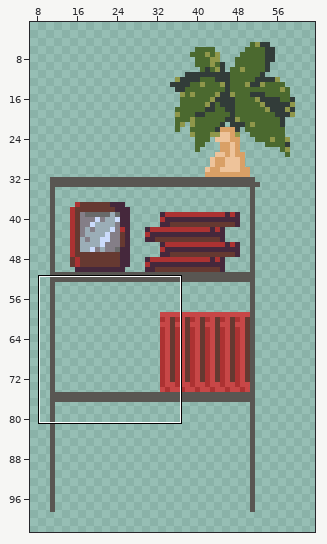
Two states of a sprite sheet, Спрайты/Фон/Отель/стелаж нужный.png. Above: a wide view before the commit, with the close-up outlined.
Close-up. As it was:
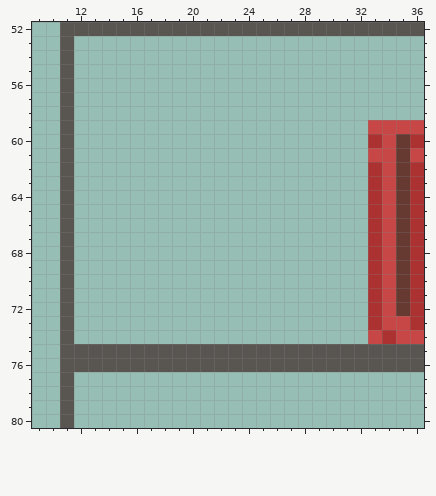
The file is 77x107 pixels. Colours within 5 levels of each other are drawn and written as one. Shown: x 9..36, y 52..80. The old version is drawn lined up with the new one, on the new canvas. The wide view leaves out empty margins.
New version:
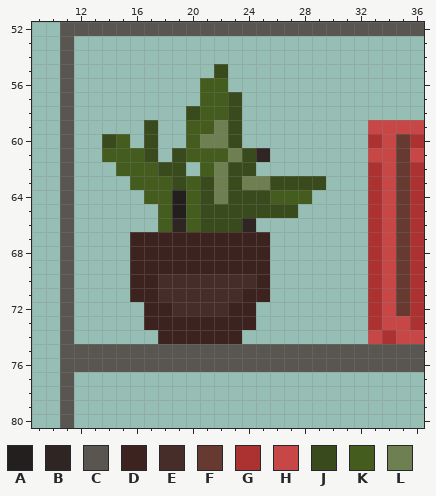
Palette (. is transparent): A #231f1f  B #2f2523  C #595652  D #3d231f  E #462d29  F #663931  G #ac3232  H #c74747  J #394b1d  K #445c1d  L #6e8051
What changed:
canvas 77x107 -> 67x104, the old top-left corner now at -5,-1 (the part of the old canvas that was cut away was empty and is not shown)
Changed rows in their new state; - is an unchanged pixel.
first column x 14:
55 --------J-------
56 -------KK-------
57 -------KKJ------
58 ------JKKJ------
59 ---J--KKLJ------
60 JK-J--KLLJ------
61 KKKJ-JKKKLJB----
62 -KKKJJ-KLJJ-----
63 --KKKJKJLJLLJJJJ
64 ---KKAKJLJJJKKK-
65 ----KAKJJJJJJJ--
66 ----KBKJJJB-----
67 --DDDDDDDDDD----
68 --DDDDDDDDDD----
69 --DDDDDDDDDD----
70 --DDEEEEEEED----
71 --DDEEEEEEDD----
72 ---DDEEEEDD-----
73 ---DDDDDDDD-----
74 ----DDDDDD------
